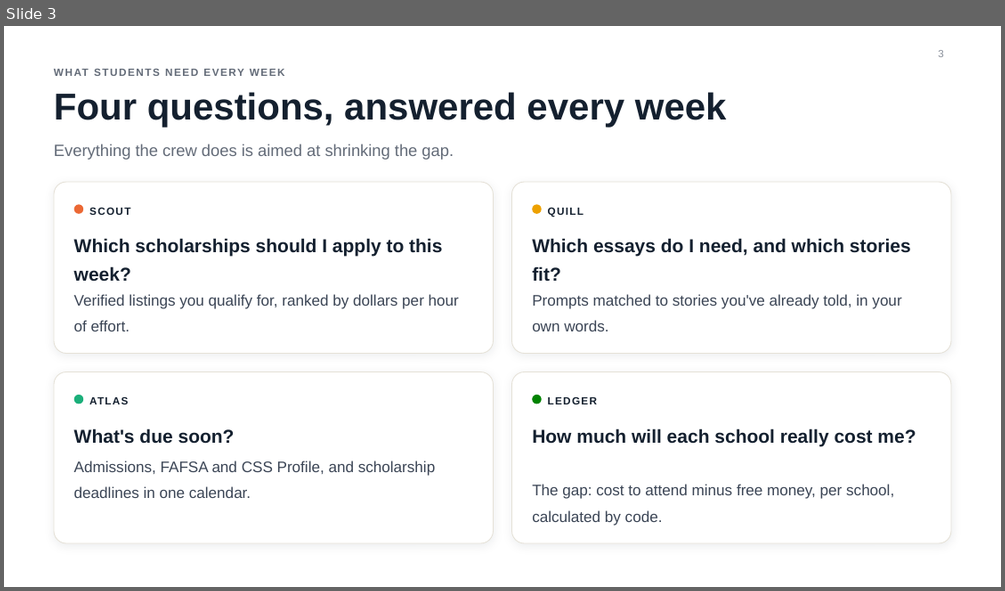
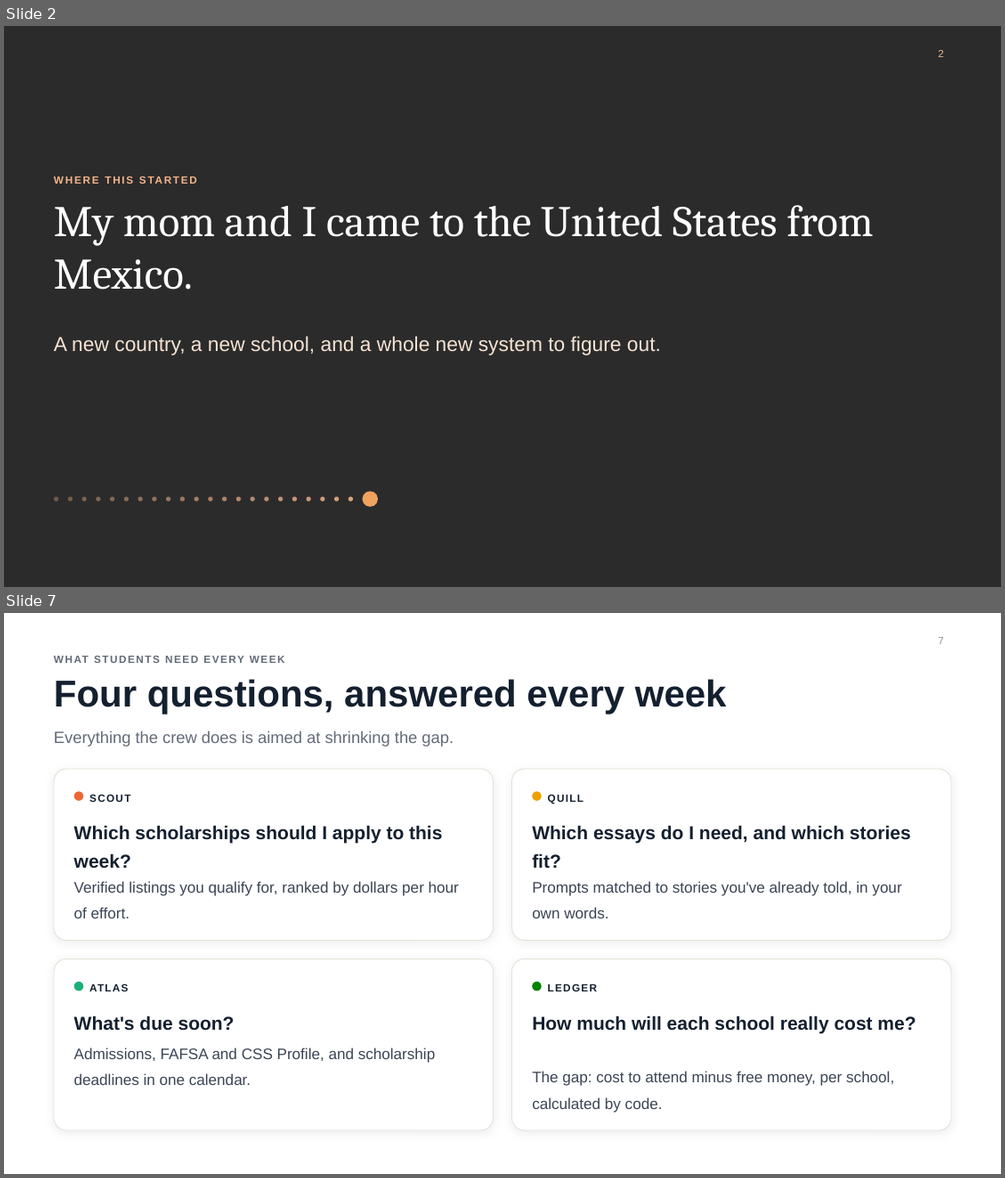
Before and after one commit to reykoaparicio/scholarcrew, a slide deck: presentation/ScholarCrew.pptx. Shown one above the other, each under a label of ours: slide 3 before the commit, slides 2 and 7 after it; the slides between them are not shown. The pictures are 1005x591 and 1005x1178 pixels, drawn with LibreOffice and Linux fonts; fonts in the diff are those of the drawing; background and template pictures are left out; a plain dark background stands for a picture behind light text. Boxes give left, top, right and bottom in pixels: in the first picture for what was removed or moved away, otherwise in the second. Text is boxed around its words. In the diff, an @@ line names an element or a change of style, - is before the commit and + after.

```diff
--- a/presentation/ScholarCrew.pptx
+++ b/presentation/ScholarCrew.pptx
@@ slide 2 added at [4, 26, 1001, 587], background picture (left out) @@
@@ page number added at [938, 50, 943, 57], 10 pt, text #F2B48A @@
+2
@@ text added at [54, 171, 755, 187], 10.1 pt, text #F2B48A, bold @@
+WHERE THIS STARTED
@@ title added at [54, 205, 873, 289], 42 pt, text #FFFFFF @@
+My mom and I came to the United States from Mexico.
@@ text added at [54, 336, 661, 355], 19.5 pt, text #F6E3D3 @@
+A new country, a new school, and a whole new system to figure out.
@@ ellipse added at [54, 496, 58, 501], fill #F2B48A at 35% opacity @@
@@ ellipse added at [67, 496, 72, 501], fill #F2B48A at 37% opacity @@
@@ ellipse added at [81, 496, 86, 501], fill #F2B48A at 40% opacity @@
@@ ellipse added at [96, 496, 100, 501], fill #F2B48A at 43% opacity @@
@@ ellipse added at [110, 496, 114, 501], fill #F2B48A at 45% opacity @@
@@ ellipse added at [123, 496, 128, 501], fill #F2B48A at 47% opacity @@
@@ ellipse added at [138, 496, 142, 501], fill #F2B48A at 50% opacity @@
@@ ellipse added at [152, 496, 156, 501], fill #F2B48A at 52% opacity @@
@@ ellipse added at [166, 496, 170, 501], fill #F2B48A at 55% opacity @@
@@ ellipse added at [179, 496, 184, 501], fill #F2B48A at 57% opacity @@
@@ ellipse added at [194, 496, 198, 501], fill #F2B48A at 60% opacity @@
@@ ellipse added at [208, 496, 212, 501], fill #F2B48A at 62% opacity @@
@@ ellipse added at [222, 496, 226, 501], fill #F2B48A at 65% opacity @@
@@ ellipse added at [235, 496, 241, 501], fill #F2B48A at 68% opacity @@
@@ ellipse added at [250, 496, 254, 501], fill #F2B48A at 70% opacity @@
@@ ellipse added at [264, 496, 268, 501], fill #F2B48A at 72% opacity @@
@@ ellipse added at [278, 496, 283, 501], fill #F2B48A at 75% opacity @@
@@ ellipse added at [291, 496, 297, 501], fill #F2B48A at 78% opacity @@
@@ ellipse added at [306, 496, 310, 501], fill #F2B48A at 80% opacity @@
@@ ellipse added at [320, 496, 324, 501], fill #F2B48A at 82% opacity @@
@@ ellipse added at [334, 496, 339, 501], fill #F2B48A at 85% opacity @@
@@ ellipse added at [348, 496, 353, 501], fill #F2B48A at 87% opacity @@
@@ ellipse added at [362, 491, 378, 507], fill #F0A35E @@
@@ what was slide 3 is now slide 7 @@
@@ page number at [938, 637, 943, 644]: text changed @@
-3
+7
```
Also in this commit, not shown: 14 slides changed, 4 other slides added, 4 other files.
